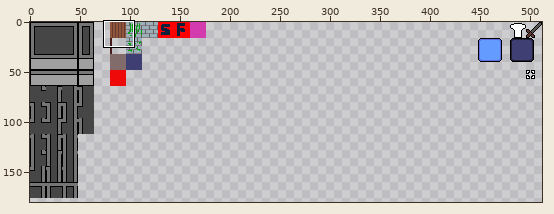
Sprite sheet: android/assets/sprites/sprites.png. The picture above shows the old version from afar; the outline marks the close-up.
Close-up. First the earlier version:
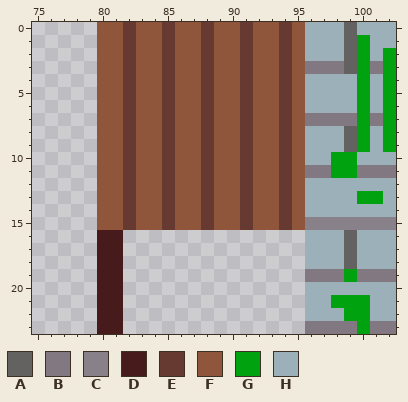
The file is 512x1024 pixels. Colours within 5 levels of each other are drawn and written as one. Shown: x 75..102, y 0..23. The old version is drawn lined up with the new one, on the new canvas. The wide view leaves out empty margins.
Palette (. is transparent): A #636260  B #817881  C #898189  D #471b1b  E #663931  F #8f563b  G #00a20f  H #9cb0ba
Pixels before, first column x 80:
 0 FFEFFEFFEFFEFFEFHHHAHHH
 1 FFEFFEFFEFFEFFEFHHHAGHH
 2 FFEFFEFFEFFEFFEFHHHAGHG
 3 FFEFFEFFEFFEFFEFBBBAGBG
 4 FFEFFEFFEFFEFFEFHHHHGHG
 5 FFEFFEFFEFFEFFEFHHHHGHG
 6 FFEFFEFFEFFEFFEFHHHHGHG
 7 FFEFFEFFEFFEFFEFBBBBGBG
 8 FFEFFEFFEFFEFFEFHHHAGHG
 9 FFEFFEFFEFFEFFEFHHHAGHG
10 FFEFFEFFEFFEFFEFHHGGHHH
11 FFEFFEFFEFFEFFEFBBGGBBB
12 FFEFFEFFEFFEFFEFHHHHHHH
13 FFEFFEFFEFFEFFEFHHHHGGH
14 FFEFFEFFEFFEFFEFHHHHHHH
15 FFEFFEFFEFFEFFEFCCCCCCC
16 DD..............HHHAHHH
17 DD..............HHHAHHH
18 DD..............HHHAHHH
19 DD..............BBBGBBB
20 DD..............HHHHHHH
21 DD..............HHGGGHH
22 DD..............HHHGGHH
23 DD..............BBBBGBB
And afterwards:
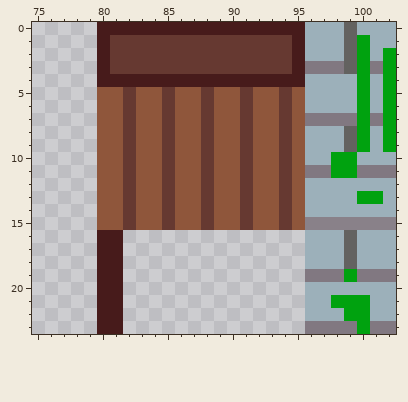
Diff:
canvas 512x1024 -> 512x257 (the part of the old canvas that was cut away was empty and is not shown)
Changed rows in their new state; - is an unchanged pixel.
first column x 80:
 0 DDDDDDDDDDDDDDDD
 1 DE-EE-EE-EE-EE-D
 2 DE-EE-EE-EE-EE-D
 3 DE-EE-EE-EE-EE-D
 4 DDDDDDDDDDDDDDDD
Changed places in both close-ups, as pixel boxes (x1, y1, x2, y2):
changed: (97, 22, 305, 87)
